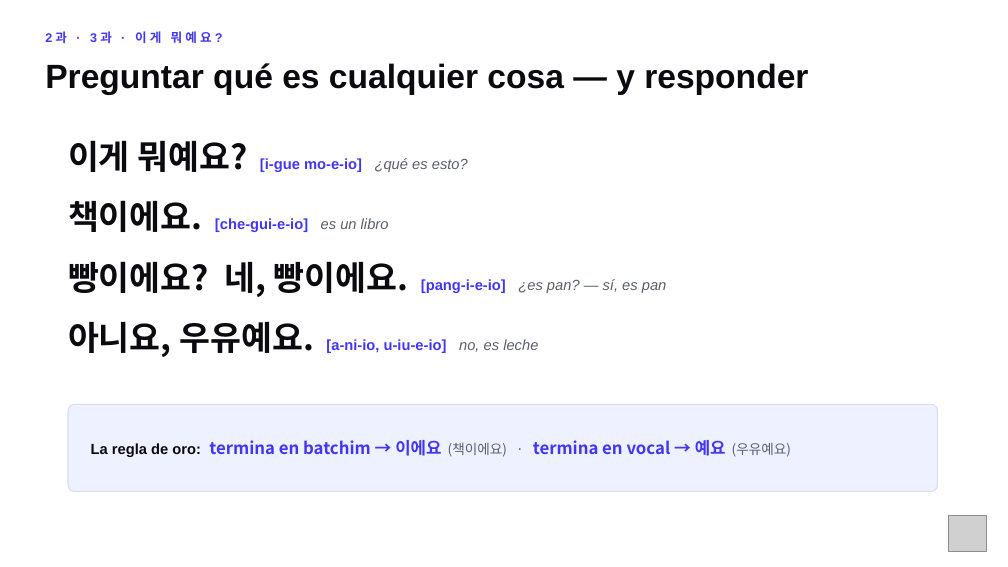
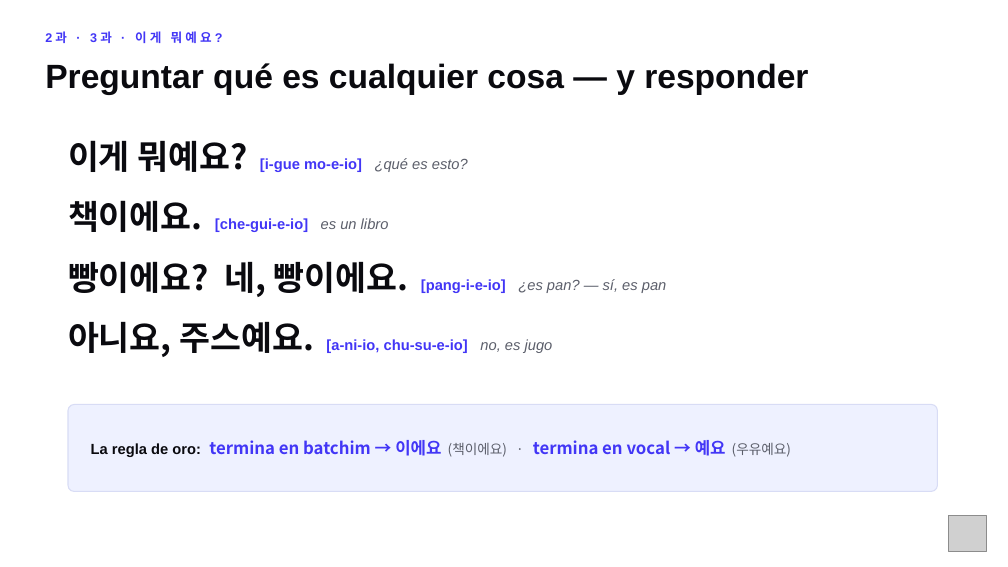
Before and after one commit to academiaseul/ACADEMIASEULWEB, a slide deck: slide 9 of A1_Nivel_1/Repaso_MidTerm_A1.pptx (slide 5 before the commit). Drawn at 1008x567 pixels with LibreOffice and Linux fonts; fonts in the diff are those of the drawing; grey boxes stand for pictures. Boxes give left, top, right and bottom in pixels: in the first picture for what was removed or moved away, otherwise in the second. Text is boxed around its words. In the diff, an @@ line names an element or a change of style, - is before the commit and + after.

```diff
--- a/A1_Nivel_1/Repaso_MidTerm_A1.pptx
+++ b/A1_Nivel_1/Repaso_MidTerm_A1.pptx
@@ text at (x1=68, y1=322, x2=553, y2=357): text changed @@
-아니요, 우유예요. [a-ni-io, u-iu-e-io] no, es leche
+아니요, 주스예요. [a-ni-io, chu-su-e-io] no, es jugo
```
Also in this commit, not shown: 13 other slides changed, 14 slides added, 3 other files.
